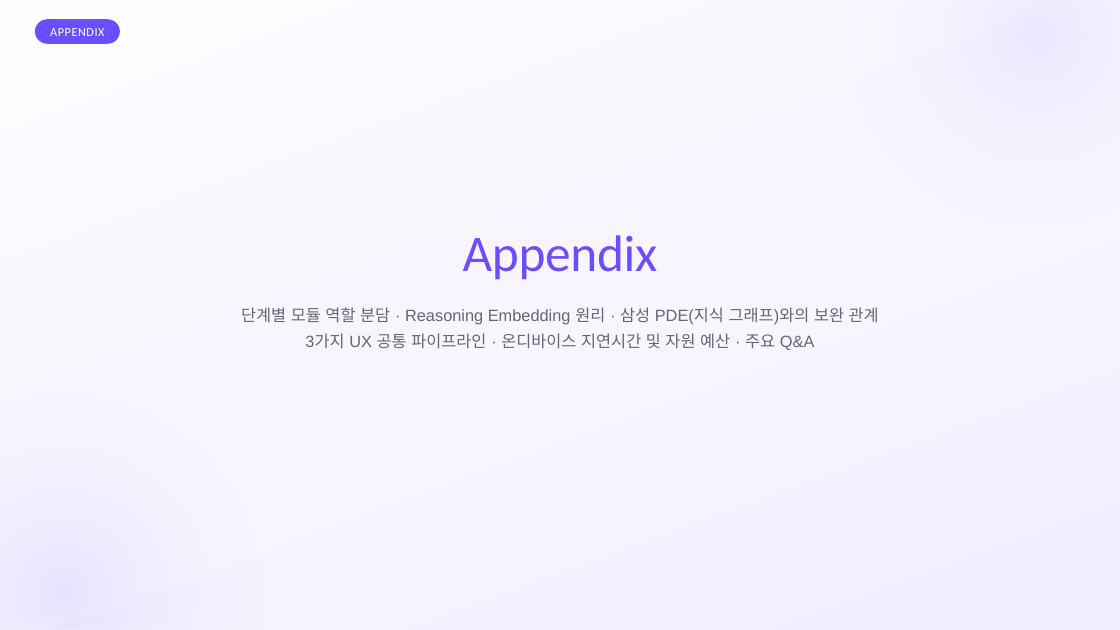
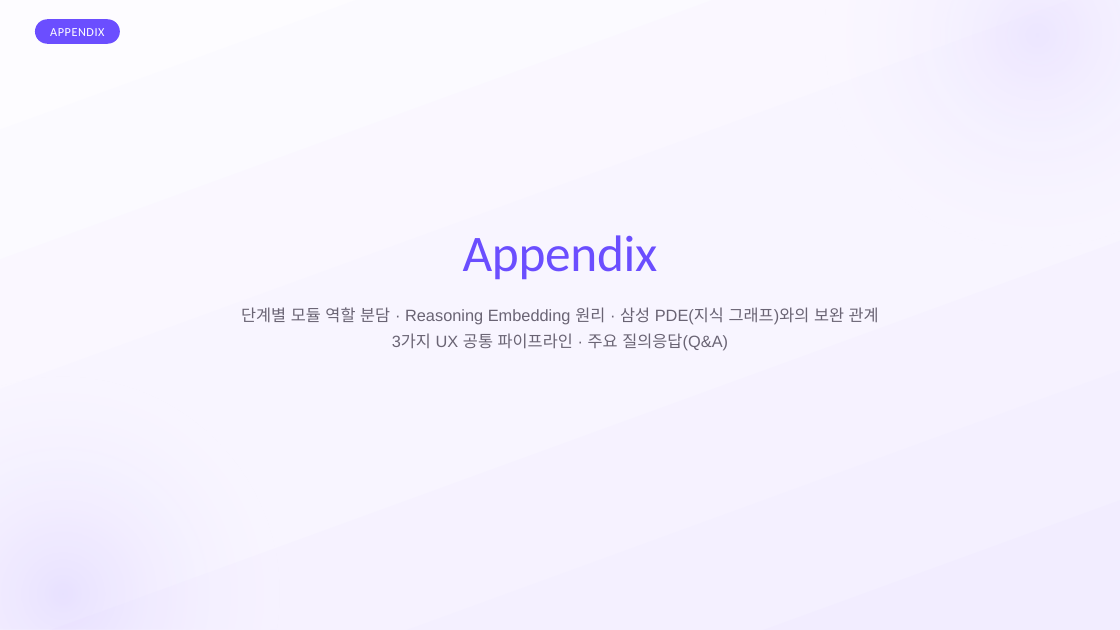
Before and after one commit to SB-Jo/t3, a slide deck: slide 17 of weave/결선준비/09_HowItWorks/HowItWorks_Argon.pptx. Drawn at 1120x630 pixels with LibreOffice and Linux fonts; fonts in the diff are those of the drawing. Boxes give left, top, right and bottom in pixels: in the first picture for what was removed or moved away, otherwise in the second. Text is boxed around its words. In the diff, an @@ line names an element or a change of style, - is before the commit and + after.

```diff
--- a/weave/결선준비/09_HowItWorks/HowItWorks_Argon.pptx
+++ b/weave/결선준비/09_HowItWorks/HowItWorks_Argon.pptx
@@ text at (x1=392, y1=333, x2=728, y2=351): text changed @@
-3가지 UX 공통 파이프라인 · 온디바이스 지연시간 및 자원 예산 · 주요 Q&A
+3가지 UX 공통 파이프라인 · 주요 질의응답(Q&A)
```
Also in this commit, not shown: 21 other slides changed, 1 slide removed, 3 other files.
